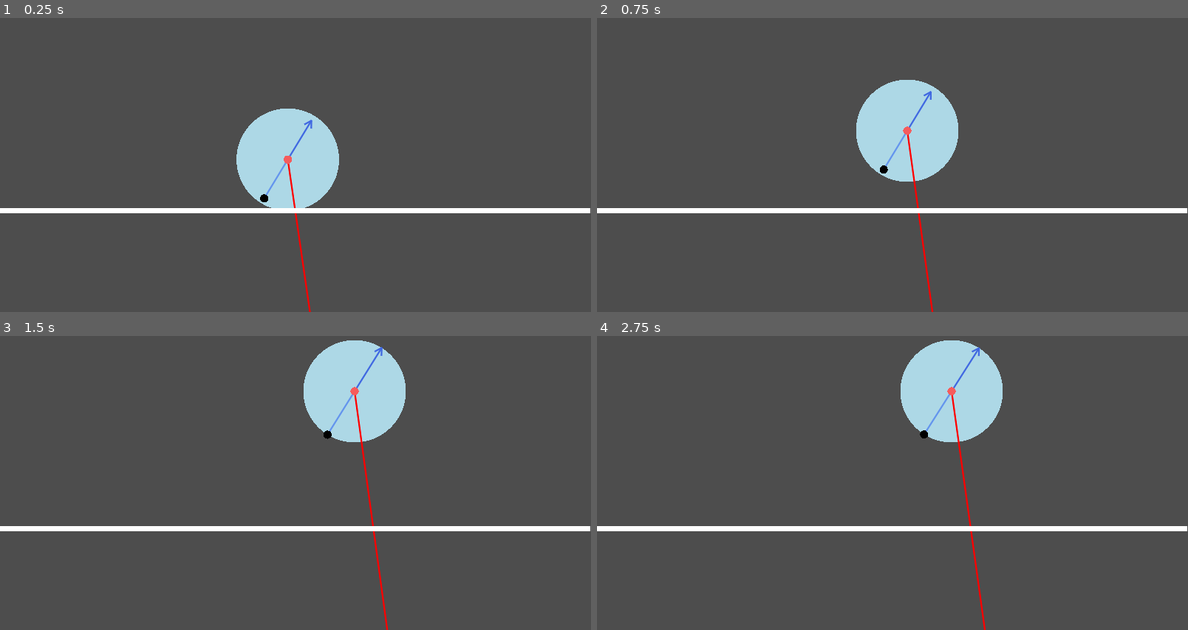
Above: before the commit, frames 1-4 (two rows, left to right).
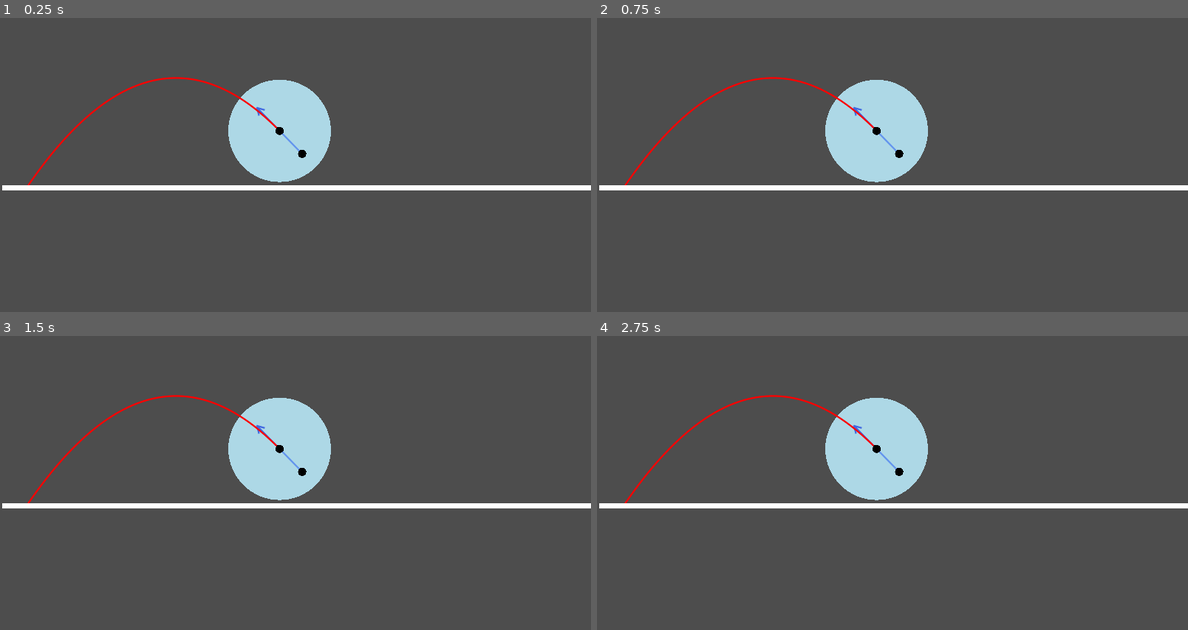
Above: after the commit, the same moments.

Repository: sihlecodes/projectile-motion-simulation
Game: Godot game, scene res://Main.tscn
The game is run twice, just before and just after one commit, with the same random seed, the same clock (stepped at 60 frames per second) and the same inputs.
Inputs (mouse positions are in pixels of both pictures, inside the frame that each line leads up to):
- Up to frame 1 (0.25 s): no input
- Up to frame 2 (0.75 s): tap Enter at 0.5 s; drag from (886, 159) to (951, 73) at 0.52 s
- Up to frame 3 (1.5 s): tap Space at 1.25 s; drag from (330, 430) to (265, 530) at 1.27 s
- Up to frame 4 (2.75 s): tap Enter at 2 s; move the mouse to (951, 391) at 2.02 s; click (951, 391) at 2.17 s

The runs differ from the first frame. In frame 1, 7.4% of the frame differs, in the area x 0-100%, y 20-100%; in frame 2, 7.8%; in frame 3, 13%; in frame 4, 13%, in the area x 0-100%, y 1-100%.

Commit message:
Fixed a bug
Fixed the bug where the path wouldn't complete for small draw_steps

Renamed types to make more sense with relation to their functions

Diff:
--- a/Point.gd
+++ b/BasePoint.gd
@@ -1,6 +1,6 @@
 extends Node2D
 
-class_name Point
+class_name BasePoint
 
 const DRAG_RADIUS: float = 1000
 const RADIUS_BUFFER: float = 1 # makes it slightly easier to grab nodes
--- a/Point.tscn
+++ b/BasePoint.tscn
@@ -1,9 +1,11 @@
-[gd_scene load_steps=2 format=3 uid="uid://cvlpph2b12vui"]
+[gd_scene load_steps=2 format=3 uid="uid://bjkf87eldsavs"]
 
-[ext_resource type="Script" path="res://Point.gd" id="1_jkkut"]
+[ext_resource type="Script" path="res://BasePoint.gd" id="1_cc7ev"]
 
 [node name="Point" type="Node2D" groups=["points"]]
-script = ExtResource("1_jkkut")
+script = ExtResource("1_cc7ev")
+color = null
+radius = null
 
 [node name="area" type="Area2D" parent="."]
 
--- a/Main.tscn
+++ b/Main.tscn
@@ -1,26 +1,21 @@
-[gd_scene load_steps=5 format=3 uid="uid://cgdpdgqbxlnfu"]
+[gd_scene load_steps=5 format=3 uid="uid://di0dphumvic0q"]
 
-[ext_resource type="Script" path="res://Launcher.gd" id="1_4y0x0"]
-[ext_resource type="Script" path="res://Positioner.gd" id="2_p10c2"]
-[ext_resource type="PackedScene" uid="uid://cvlpph2b12vui" path="res://Point.tscn" id="2_qrun5"]
+[ext_resource type="Script" path="res://Main.gd" id="1_6a03t"]
+[ext_resource type="PackedScene" uid="uid://dd1i7wo27rk8g" path="res://PathGenerator.tscn" id="1_h1utn"]
+[ext_resource type="PackedScene" uid="uid://cmablgywjy0g3" path="res://PathPoint.tscn" id="2_bbkw6"]
 [ext_resource type="Script" path="res://Ground.gd" id="3_fe7y5"]
 
 [node name="Main" type="Node"]
+script = ExtResource("1_6a03t")
 
-[node name="Launcher" parent="." instance=ExtResource("2_qrun5")]
-position = Vector2(561, 350)
-script = ExtResource("1_4y0x0")
-range_radius = 100.0
-range_color = Color(0.678431, 0.847059, 0.901961, 1)
-draw_steps = 5
-color = Color(0.960784, 0.360784, 0.364706, 1)
+[node name="PathGenerator" parent="." instance=ExtResource("1_h1utn")]
+position = Vector2(545, 294)
+draw_steps = 50
 
-[node name="Positioner" parent="Launcher" instance=ExtResource("2_qrun5")]
-position = Vector2(-46, 76)
-script = ExtResource("2_p10c2")
-connector_color = Color(0.392157, 0.584314, 0.929412, 1)
+[node name="PathPoint" parent="PathGenerator" instance=ExtResource("2_bbkw6")]
+position = Vector2(44, 45)
 
 [node name="Ground" type="Line2D" parent="."]
-position = Vector2(-1, 450)
+position = Vector2(5, 405)
 points = PackedVector2Array(0, 0, 1152, 0)
 script = ExtResource("3_fe7y5")
--- a/Launcher.gd
+++ b/PathGenerator.gd
@@ -1,7 +1,7 @@
 @tool
-extends Point
+extends BasePoint
 
-class_name Launcher
+class_name PathGenerator
 
 @export var range_radius: float = 100
 @export var range_color: Color = Color.LIGHT_BLUE
@@ -13,24 +13,26 @@
 
 @export var draw_steps = 5
 
-func get_initial_velocity_from(positioner: Positioner) -> Vector2:
-	return global_position - positioner.global_position
+func get_initial_2d_velocity_from(starting_point: Point) -> Vector2:
+	return global_position - starting_point.global_position
 
-func get_velocity_at(x: float, initial_velocity := Vector2.ZERO) -> Vector2:
-	return Vector2(initial_velocity.x, initial_velocity.y + GRAVITY * x)
+func get_height_at(time: float, initial_velocity: float) -> float:
+	return initial_velocity * time + ((GRAVITY * pow(time, 2)) / 2)
 
-func get_height_at(x: float, initial_velocity: Vector2) -> float:
-	return get_velocity_at(x, initial_velocity).y * x - GRAVITY * x * x / 2
-
-func get_distance_at(x: float, start_distance: float, velocity: Vector2) -> float:
-	return start_distance + x * velocity.x
+func get_distance_at(time: float, velocity: float) -> float:
+	return time * velocity
 
 func get_travel_time(start_height: float, end_height: float, initial_velocity: Vector2) -> float:
 	var height = start_height - end_height
 	var half_acceleration = GRAVITY / 2
 
 	# solve for time using the quadratic formula
-	var time = (-initial_velocity.y + sqrt(pow(initial_velocity.y, 2) - 4 * (GRAVITY/2) * height)) /2 * (GRAVITY/2)
+	var a = half_acceleration
+	var b = initial_velocity.y
+	var c = height
+
+	var time = (-b + sqrt(pow(b, 2) - 4 * a * c)) / (2 * a)
+
 	return time
 
 func draw_vector(vector: Vector2, color: Color):
@@ -49,11 +51,9 @@
 func _ready() -> void:
 	super._ready()
 
-	for child in get_children():
-		if child is Positioner:
-			print("Velocity: %s" % get_initial_velocity_from(child))
-			print("Angle: %s" % rad_to_deg(get_initial_velocity_from(child).angle()))
-			print("Child angle: %s" % rad_to_deg(child.global_position.angle_to(global_position)))
+func _input(event: InputEvent) -> void:
+	if event is InputEventScreenDrag:
+		event
 
 func _process(delta: float) -> void:
 	super._process(delta)
@@ -63,10 +63,8 @@
 	draw_circle(Vector2(), range_radius, range_color)
 
 	for child in get_children():
-		if child is Positioner:
-#			print("Angle: %s" % rad_to_deg(get_initial_velocity_from(child).angle_to(Vector2.LEFT)))
-
-			var initial_velocity = get_initial_velocity_from(child)
+		if child is Point:
+			var initial_velocity = get_initial_2d_velocity_from(child)
 
 			draw_line(Vector2(), child.position, child.connector_color, 2, true)
 			draw_vector(initial_velocity, Color.ROYAL_BLUE)
@@ -78,13 +76,13 @@
 
 			var points: Array[Vector2] = []
 
-#			initial_velocity = initial_velocity.normalized()
-
 			for step in range(draw_steps):
 				var time_per_step = time / draw_steps
 				var current_time = step * time_per_step
 
-				points.append(Vector2(get_distance_at(current_time, 0, initial_velocity), get_height_at(current_time, initial_velocity)))
+				points.append(Vector2(current_time * initial_velocity.x, get_height_at(current_time, initial_velocity.y)))
+
+			points.append(Vector2(time * initial_velocity.x, get_height_at(time, initial_velocity.y)))
 
 			draw_polyline(points, Color.RED, 2, true)
 
--- /dev/null
+++ b/PathGenerator.tscn
@@ -0,0 +1,12 @@
+[gd_scene load_steps=3 format=3 uid="uid://dd1i7wo27rk8g"]
+
+[ext_resource type="PackedScene" uid="uid://bjkf87eldsavs" path="res://BasePoint.tscn" id="1_23gkq"]
+[ext_resource type="Script" path="res://PathGenerator.gd" id="2_a48ad"]
+
+[node name="PathGenerator" instance=ExtResource("1_23gkq")]
+script = ExtResource("2_a48ad")
+range_radius = 100.0
+range_color = Color(0.678431, 0.847059, 0.901961, 1)
+draw_steps = 5
+color = Color(0, 0, 0, 1)
+radius = 8.0
--- a/Positioner.gd
+++ b/PathPoint.gd
@@ -1,7 +1,7 @@
 @tool
-extends Point
+extends BasePoint
 
-class_name Positioner
+class_name Point
 
 @export var connector_color: Color = Color.CORNFLOWER_BLUE
 
--- /dev/null
+++ b/PathPoint.tscn
@@ -0,0 +1,10 @@
+[gd_scene load_steps=3 format=3 uid="uid://cmablgywjy0g3"]
+
+[ext_resource type="PackedScene" uid="uid://bjkf87eldsavs" path="res://BasePoint.tscn" id="1_qypbw"]
+[ext_resource type="Script" path="res://PathPoint.gd" id="2_ipneb"]
+
+[node name="PathPoint" instance=ExtResource("1_qypbw")]
+script = ExtResource("2_ipneb")
+connector_color = Color(0.392157, 0.584314, 0.929412, 1)
+color = Color(0, 0, 0, 1)
+radius = 8.0
--- a/Points.gd
+++ b/Points.gd
@@ -10,6 +10,6 @@
 func enable() -> void:
 	do(func(node): node.enable())
 
-func disable_all_except(node: Point) -> void:
+func disable_all_except(node: BasePoint) -> void:
 	disable()
 	node.enable()
--- a/project.godot
+++ b/project.godot
@@ -9,36 +9,36 @@
 config_version=5
 
 _global_script_classes=[{
+"base": "Node2D",
+"class": &"BasePoint",
+"language": &"GDScript",
+"path": "res://BasePoint.gd"
+}, {
 "base": "Line2D",
 "class": &"Ground",
 "language": &"GDScript",
 "path": "res://Ground.gd"
 }, {
-"base": "Point",
-"class": &"Launcher",
+"base": "BasePoint",
+"class": &"PathGenerator",
 "language": &"GDScript",
-"path": "res://Launcher.gd"
+"path": "res://PathGenerator.gd"
 }, {
-"base": "Node2D",
+"base": "BasePoint",
 "class": &"Point",
 "language": &"GDScript",
-"path": "res://Point.gd"
-}, {
-"base": "Point",
-"class": &"Positioner",
-"language": &"GDScript",
-"path": "res://Positioner.gd"
+"path": "res://PathPoint.gd"
 }]
 _global_script_class_icons={
+"BasePoint": "",
 "Ground": "",
-"Launcher": "",
-"Point": "",
-"Positioner": ""
+"PathGenerator": "",
+"Point": ""
 }
 
 [application]
 
-config/name="ProjectileMotionSimulation"
+config/name="Projectile Motion Simulation"
 run/main_scene="res://Main.tscn"
 config/features=PackedStringArray("4.0", "GL Compatibility")
 config/icon="res://icon.svg"
